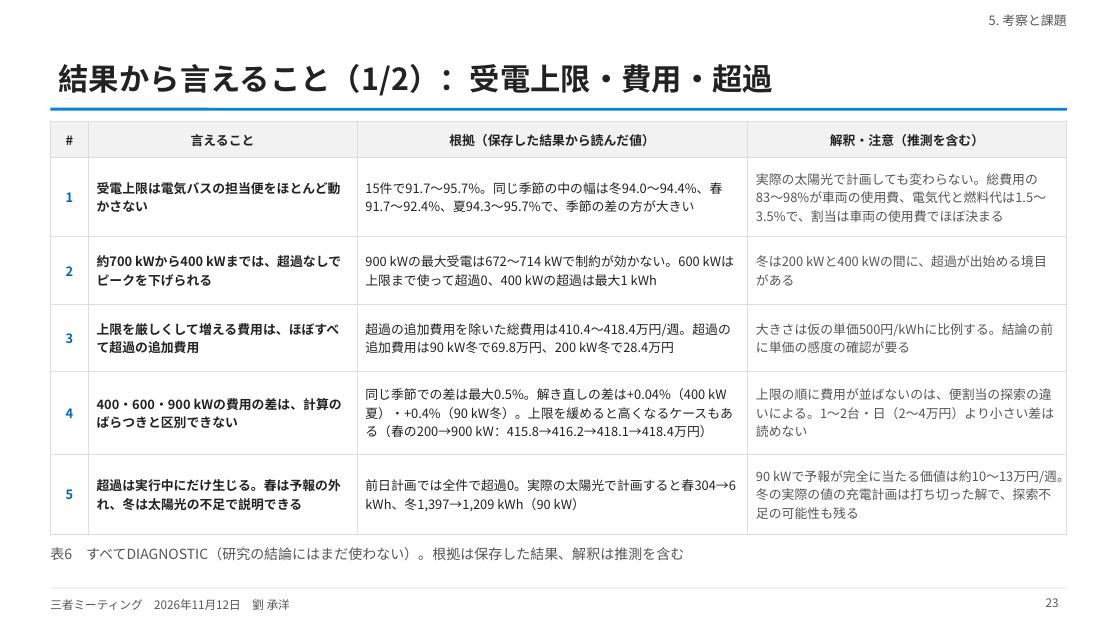
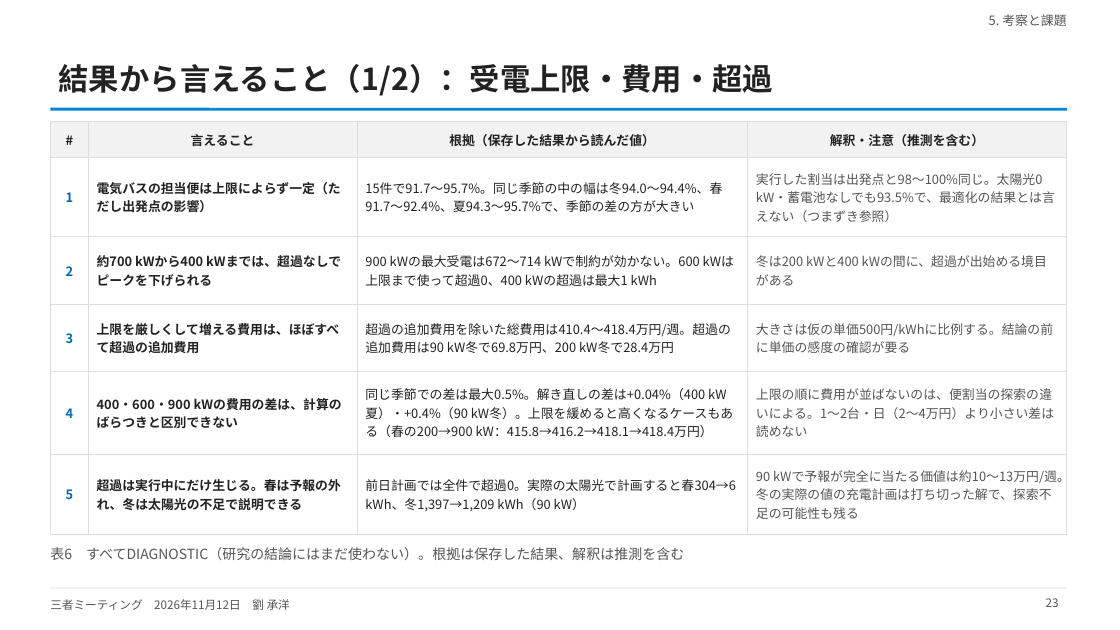
Before and after one commit to CYLIU2003/master-course, a slide deck: slide 23 of outcome/2026-11-12_three_party/three_party_20261112.pptx. Drawn at 1120x630 pixels with LibreOffice and Linux fonts; fonts in the diff are those of the drawing. Boxes give left, top, right and bottom in pixels: in the first picture for what was removed or moved away, otherwise in the second. Text is boxed around its words. In the diff, an @@ line names an element or a change of style, - is before the commit and + after.

```diff
--- a/outcome/2026-11-12_three_party/three_party_20261112.pptx
+++ b/outcome/2026-11-12_three_party/three_party_20261112.pptx
@@ table at (50,122,1067,523) @@
-row 2, column 2: 受電上限は電気バスの担当便をほとんど動かさない
+row 2, column 2: 電気バスの担当便は上限によらず一定（ただし出発点の影響）
-row 2, column 4: 実際の太陽光で計画しても変わらない。総費用の83〜98%が車両の使用費、電気代と燃料代は1.5〜3.5%で、割当は車両の使用費でほぼ決まる
+row 2, column 4: 実行した割当は出発点と98〜100%同じ。太陽光0 kW・蓄電池なしでも93.5%で、最適化の結果とは言えない（つまずき参照）
```
Also in this commit, not shown: 5 other slides changed, 2 slides added, 3 other files.
